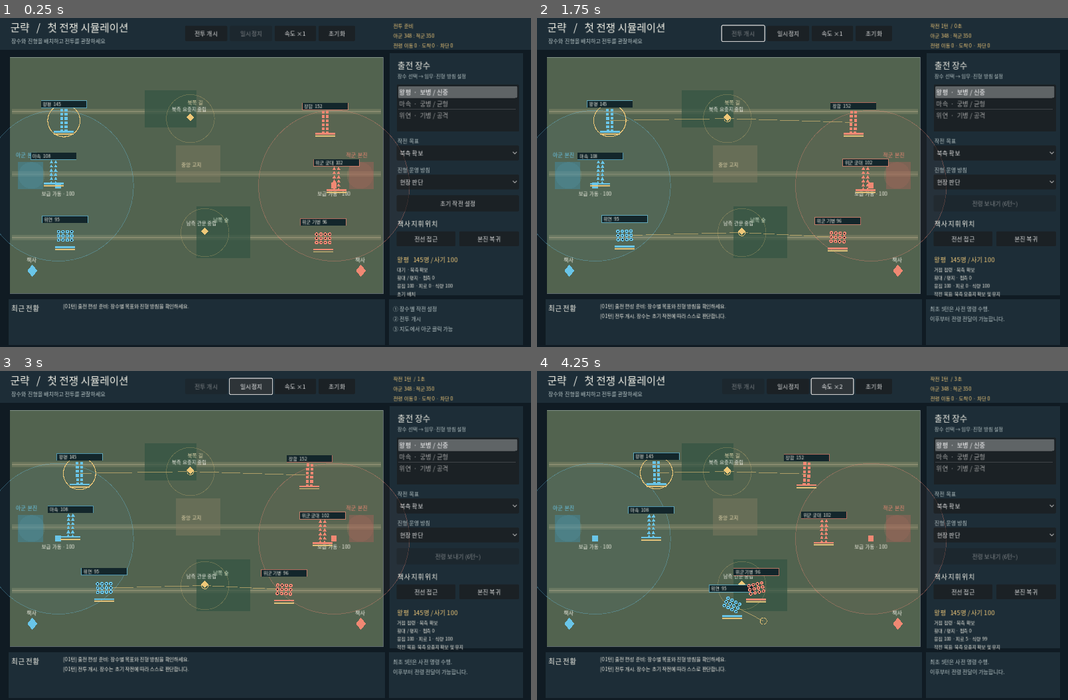
Above: before the commit, frames 1-4 (two rows, left to right).
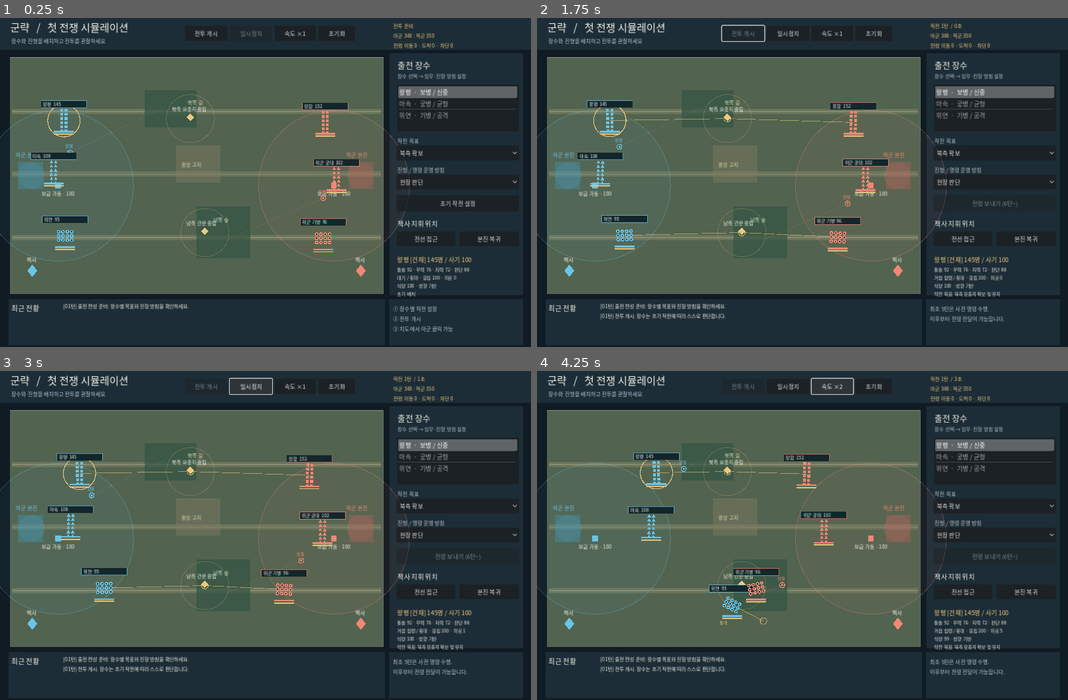
Above: after the commit, the same moments.

Repository: slows28/gunryak
Game: Godot game, scene res://main.tscn
The game is run twice, just before and just after one commit, with the same random seed, the same clock (stepped at 60 frames per second) and the same inputs.
Inputs:
- Up to frame 1 (0.25 s): no input
- Up to frame 2 (1.75 s): click "현장 판단" at 0.5 s; click "전투 개시" at 1.25 s
- Up to frame 3 (3 s): click "일시정지" at 2 s; click "재개" at 2.75 s
- Up to frame 4 (4.25 s): click "속도 ×1" at 3.5 s

The runs differ from the first frame. In frame 1, 0.5% of the frame differs, in the area x 12-89%, y 27-83%; in frame 2, 0.6%, in the area x 14-89%, y 27-83%; in frame 3, 0.6%; in frame 4, 0.6%.

Commit message:
feat(m5): expose general attributes, command doctrine, scouts and battle condition markers

Diff:
--- a/scripts/game.gd
+++ b/scripts/game.gd
@@ -74,8 +74,8 @@
     _label("작전 목표", Vector2(958, 292), Vector2(267, 21), 13, COL_MUTED)
     mission_choice = _options(Vector2(956, 314), ["중앙 진격", "북측 확보", "남측 우회", "본진 방어"])
     mission_choice.item_selected.connect(_on_choices_changed)
-    _label("진형 운영 방침", Vector2(958, 362), Vector2(267, 21), 13, COL_MUTED)
-    policy_choice = _options(Vector2(956, 384), ["현장 판단", "횡대 유지", "종대 유지", "방진 유지"])
+    _label("진형 / 명령 운영 방침", Vector2(958, 362), Vector2(267, 21), 13, COL_MUTED)
+    policy_choice = _options(Vector2(956, 384), ["현장 판단", "명령 엄수", "재량 위임", "횡대 유지", "종대 유지", "방진 유지"])
     policy_choice.item_selected.connect(_on_choices_changed)
     apply_btn = _button("작전 적용 / 전령 보내기", Vector2(956, 434), Vector2(295, 39), _apply_order)
     _label("책사 지휘 위치", Vector2(958, 490), Vector2(267, 25), 16, COL_TEXT)
@@ -236,9 +236,9 @@
     apply_btn.text = "초기 작전 설정" if not sim.started else "전령 보내기 (6턴~)"
     var unit: Dictionary = sim.find_unit(selected_id)
     if not unit.is_empty():
-        selected_label.text = "%s   %d명 / 사기 %d" % [str(unit["name"]), int(float(unit["troops"])), int(float(unit["morale"]))]
+        selected_label.text = "%s [%s] %d명 / 사기 %d" % [str(unit["name"]), str(unit["general_state"]), int(float(unit["troops"])), int(float(unit["morale"]))]
         var ammo_text: String = " · 화살 %d" % int(unit.get("ammo", 100.0)) if str(unit["type"]) == "궁병" else ""
-        details_label.text = "%s · %s\n%s / %s · 접촉 %d\n응집 %d · 피로 %d · 식량 %d%s\n%s" % [str(unit["action"]), str(unit["mission"]), str(unit["formation"]), sim.terrain_at(unit["pos"]), int(unit.get("contact_troops", 0)), int(unit.get("cohesion", 100.0)), int(unit.get("fatigue", 0.0)), int(unit.get("rations", 100.0)), ammo_text, str(unit["reason"])]
+        details_label.text = "통솔 %d · 무력 %d · 지력 %d · 판단 %d\n%s / %s · 응집 %d · 피로 %d\n식량 %d%s · %s\n%s" % [int(unit["leadership"]), int(unit["martial"]), int(unit["intelligence"]), int(unit["judgment"]), str(unit["action"]), str(unit["formation"]), int(unit["cohesion"]), int(unit["fatigue"]), int(unit["rations"]), ammo_text, "포위" if bool(unit["surrounded"]) else str(unit["obedience"]), str(unit["reason"])]
     var start_line: int = maxi(0, sim.events.size() - 4)
     var lines: String = ""
     for i in range(start_line, sim.events.size()):
@@ -333,13 +333,29 @@
         _draw_string("책사", p + Vector2(-14, -21), 13, COL_TEXT)
         if commander["pos"] != commander["goal"]:
             draw_line(p, _screen(commander["goal"]), Color(accent.r, accent.g, accent.b, 0.6), 1.5)
+    for scout in sim.scouts:
+        if not bool(scout["alive"]):
+            continue
+        var scout_p: Vector2 = _screen(scout["pos"])
+        var scout_color: Color = COL_BLUE if int(scout["side"]) == 0 else COL_RED
+        draw_circle(scout_p, 6.0, scout_color, false, 2.0)
+        draw_circle(scout_p, 2.5, scout_color)
+        draw_line(scout_p, _screen(scout["goal"]), Color(scout_color, 0.20), 1.0)
+        _draw_string("정찰", scout_p + Vector2(-12, -12), 10, scout_color)
+    # Allied scout snapshots are displayed as aged reports rather than live positions.
+    for id in sim.intelligence[0]:
+        var report: Dictionary = sim.intelligence[0][id]
+        var report_p: Vector2 = _screen(report["pos"])
+        var age: float = maxf(0.0, sim.battle_time - float(report["time"]))
+        draw_arc(report_p, 12.0, 0.0, TAU, 24, Color(COL_GOLD, maxf(0.15, 0.65 - age * 0.025)), 1.5)
+        _draw_string("정찰 %.0f초 전" % age, report_p + Vector2(-30, 19), 10, COL_GOLD)
     for letter in sim.couriers:
         var p: Vector2 = _screen(letter["pos"])
         draw_circle(p, 5.0, COL_GOLD)
         _draw_string("전령", p + Vector2(-14, -11), 12, COL_GOLD)
     # Draw real maneuver waypoints so an aggressive flanking decision is visible.
     for unit in sim.units:
-        if float(unit["troops"]) > 0.0 and str(unit["action"]) in ["측면 우회", "거점 점령", "거점 방어", "재집결", "전열 지원", "탄약 보충", "보급 복귀"]:
+        if float(unit["troops"]) > 0.0 and str(unit["action"]) in ["측면 우회", "거점 점령", "거점 방어", "재집결", "전열 지원", "탄약 보충", "보급 복귀", "패주", "정보 확인", "명령 수행"]:
             var start_point: Vector2 = _screen(unit["pos"])
             var flank_waypoint: Vector2 = _screen(unit["goal"])
             draw_line(start_point, flank_waypoint, Color(COL_GOLD, 0.58), 1.4)
@@ -356,6 +372,10 @@
     var accent: Color = COL_BLUE if side == 0 else COL_RED
     var p: Vector2 = _screen(unit["pos"])
     var unit_type: String = str(unit["type"])
+    if bool(unit["routed"]):
+        accent = Color(accent, 0.48)
+    elif float(unit["ambush_ready"]) >= 3.0:
+        accent = Color(accent, 0.64)
     for spot in sim.formation_slots(unit):
         var point: Vector2 = _screen(spot)
         match unit_type:
@@ -382,8 +402,21 @@
     var cohesion: float = clampf(float(unit.get("cohesion", 100.0)) / 100.0, 0.0, 1.0)
     draw_rect(Rect2(p + Vector2(-24, 31), Vector2(48, 3)), Color("#142630"))
     draw_rect(Rect2(p + Vector2(-24, 31), Vector2(48.0 * cohesion, 3)), Color("#e3c37b"))
-    if bool(unit.get("rallying", false)):
-        _draw_string("재집결", p + Vector2(-15, 47), 10, COL_GOLD)
+    var markers: Array[String] = []
+    if bool(unit["routed"]):
+        markers.append("패주")
+    elif bool(unit["rallying"]):
+        markers.append("재집결")
+    if bool(unit["surrounded"]):
+        markers.append("포위")
+    if str(unit["general_state"]) != "건재":
+        markers.append(str(unit["general_state"]))
+    if str(unit["action"]) == "매복":
+        markers.append("매복")
+    if float(unit["charge"]) >= 32.0:
+        markers.append("돌격")
+    if not markers.is_empty():
+        _draw_string(" / ".join(markers), p + Vector2(-30, 47), 10, COL_GOLD)
 
     # Collision-aware name chips; overlapping armies do not stack unreadable labels.
     var label: String = "%s  %d" % [str(unit["name"]), int(float(unit["troops"]))]
